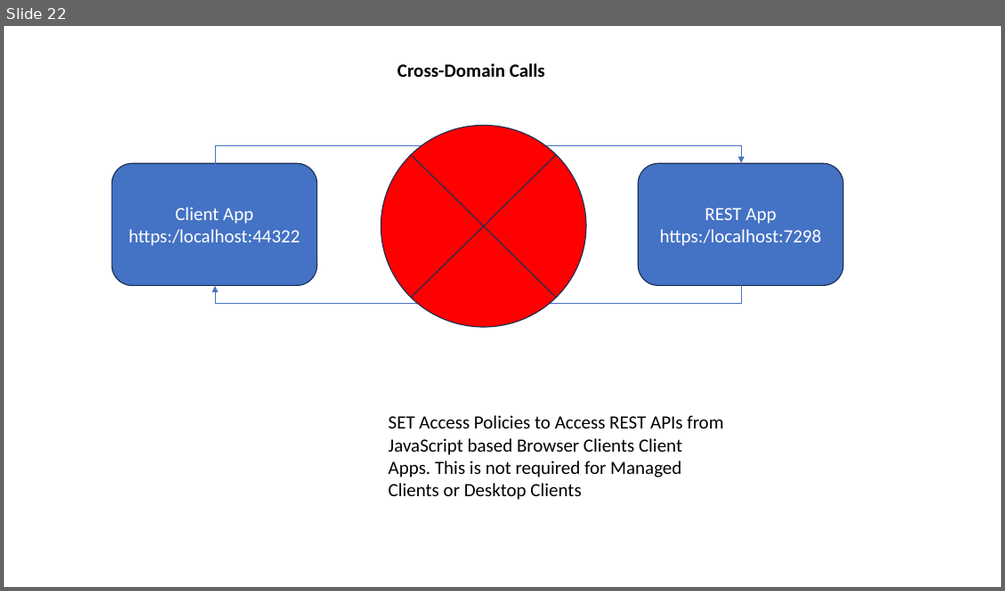
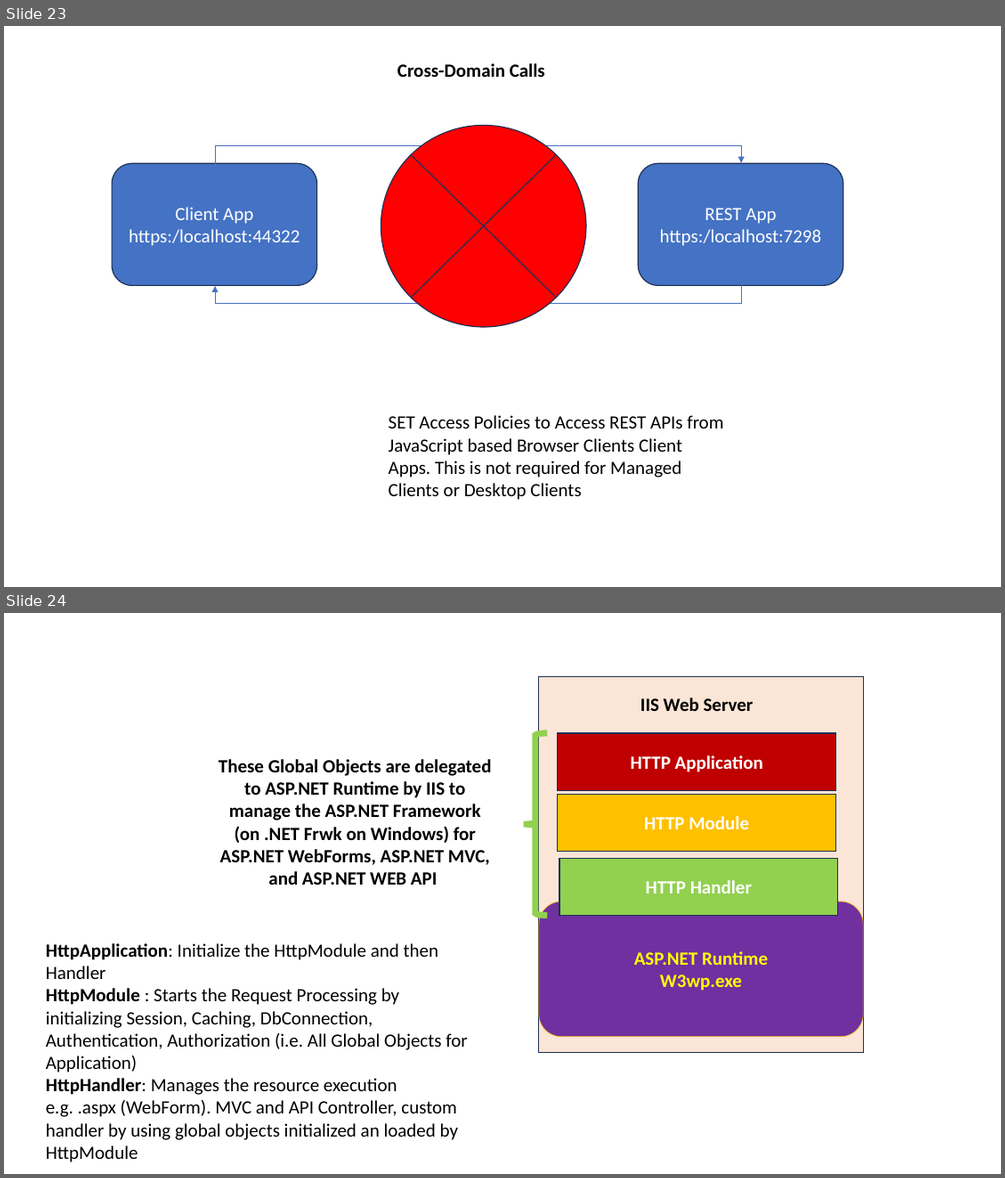
Before and after one commit to maheshsabnis/Capita_NETApps, a slide deck: TrgImages.pptx. Shown one above the other, each under a label of ours: slide 22 before the commit, slides 23 and 24 after it. The pictures are 1005x591 and 1005x1178 pixels, drawn with LibreOffice and Linux fonts; fonts in the diff are those of the drawing. Boxes give left, top, right and bottom in pixels: in the first picture for what was removed or moved away, otherwise in the second. Text is boxed around its words. In the diff, an @@ line names an element or a change of style, - is before the commit and + after.

```diff
--- a/TrgImages.pptx
+++ b/TrgImages.pptx
@@ slide 24 added at <box>4,613,1001,1174</box>, background #FFFFFF @@
@@ rectangle added at <box>539,676,863,1053</box>, fill #FBE5D6, outline #1E3256 1 pt @@
@@ text added at <box>640,698,753,711</box>, 18 pt, text #000000, bold @@
+IIS Web Server
@@ left brace added at <box>524,733,548,915</box>, outline #92D050 6 pt @@
@@ rectangle added at <box>558,733,835,791</box>, fill #C00000, outline #1E3256 1 pt, 18 pt, text #FFFFFF, bold @@
+HTTP Application
@@ text added at <box>218,759,491,884</box>, 18 pt, text #000000, bold @@
+These Global Objects are delegated to ASP.NET Runtime by IIS to manage the ASP.NET Framework (on .NET Frwk on Windows) for ASP.NET WebForms, ASP.NET MVC, and ASP.NET WEB API
@@ rectangle added at <box>558,794,835,852</box>, fill #FFC000, outline #1E3256 1 pt, 18 pt, text #FFFFFF, bold @@
+HTTP Module
@@ rectangle added at <box>559,859,838,916</box>, fill #92D050, outline #1E3256 1 pt, 18 pt, text #FFFFFF, bold @@
+HTTP Handler
@@ rounded rectangle added at <box>539,901,863,1037</box>, fill #7030A0, outline #FFC000 0.5 pt, 18 pt, text #FFFF00, bold @@
+ASP.NET Runtime
+W3wp.exe
@@ text added at <box>46,943,467,1162</box>, 18 pt, text #000000 @@
+HttpApplication: Initialize the HttpModule and then Handler
+HttpModule : Starts the Request Processing by initializing Session, Caching, DbConnection, Authentication, Authorization (i.e. All Global Objects for Application)
+HttpHandler: Manages the resource execution e.g. .aspx (WebForm). MVC and API Controller, custom handler by using global objects initialized an loaded by HttpModule
@@ what was slide 22 is now slide 23 @@
```
Also in this commit, not shown: 4 other slides added, 5 other files.
